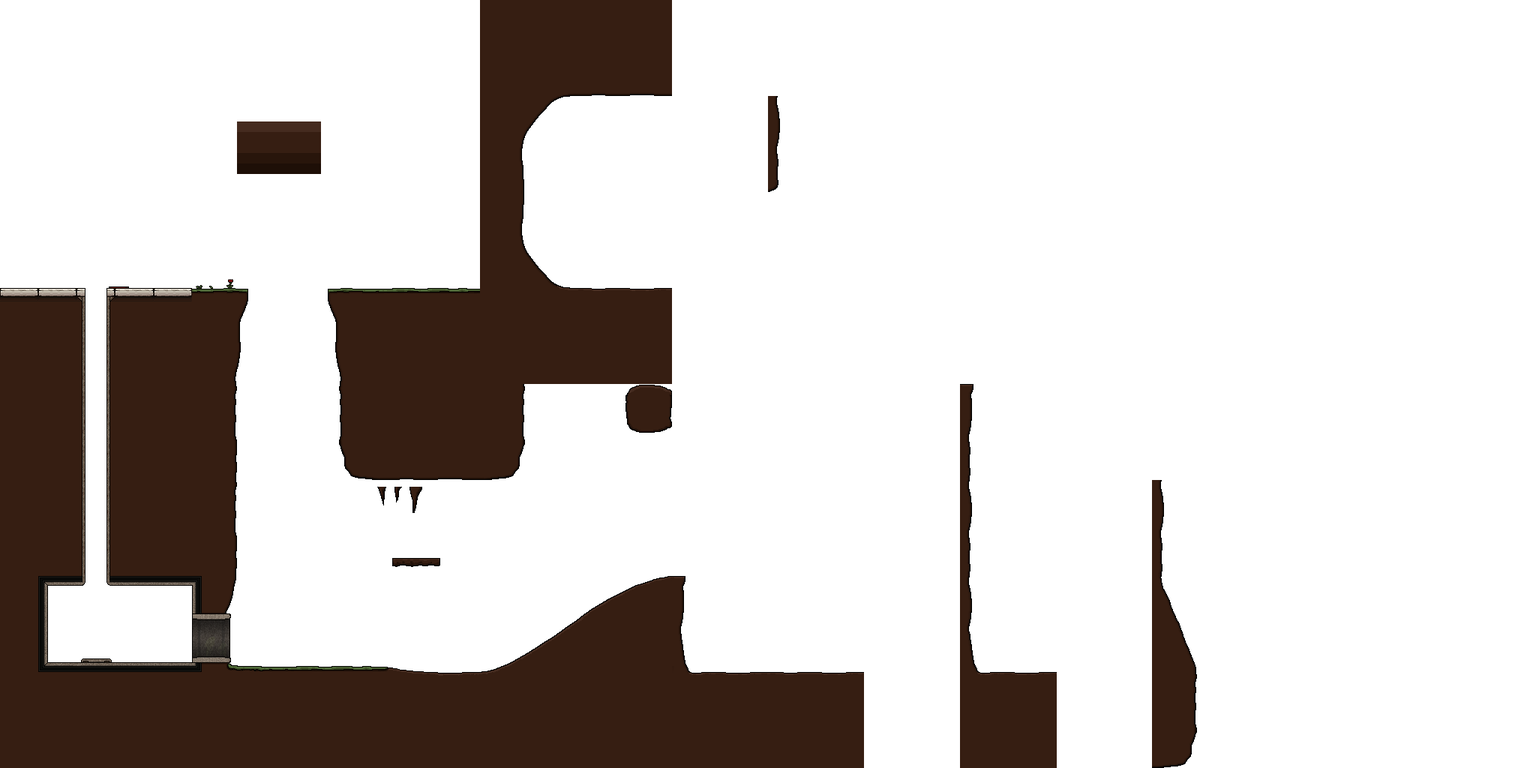
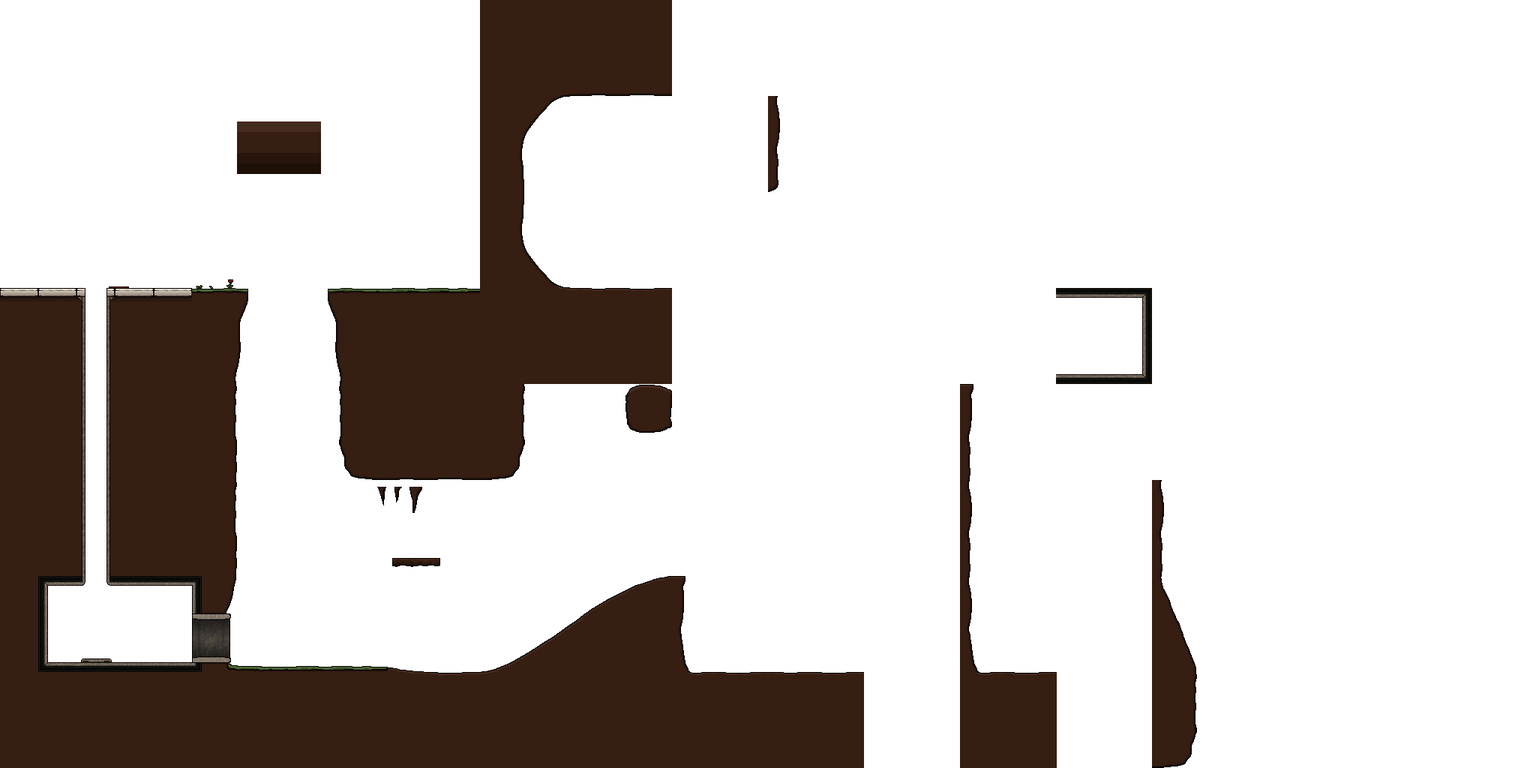
Revision of a layered w=1536, h=768 image; what changed, layer by layer:
added layer "Tile_SewerWallCorner" above "Layer 8" over 1055, 287, 1152, 384
